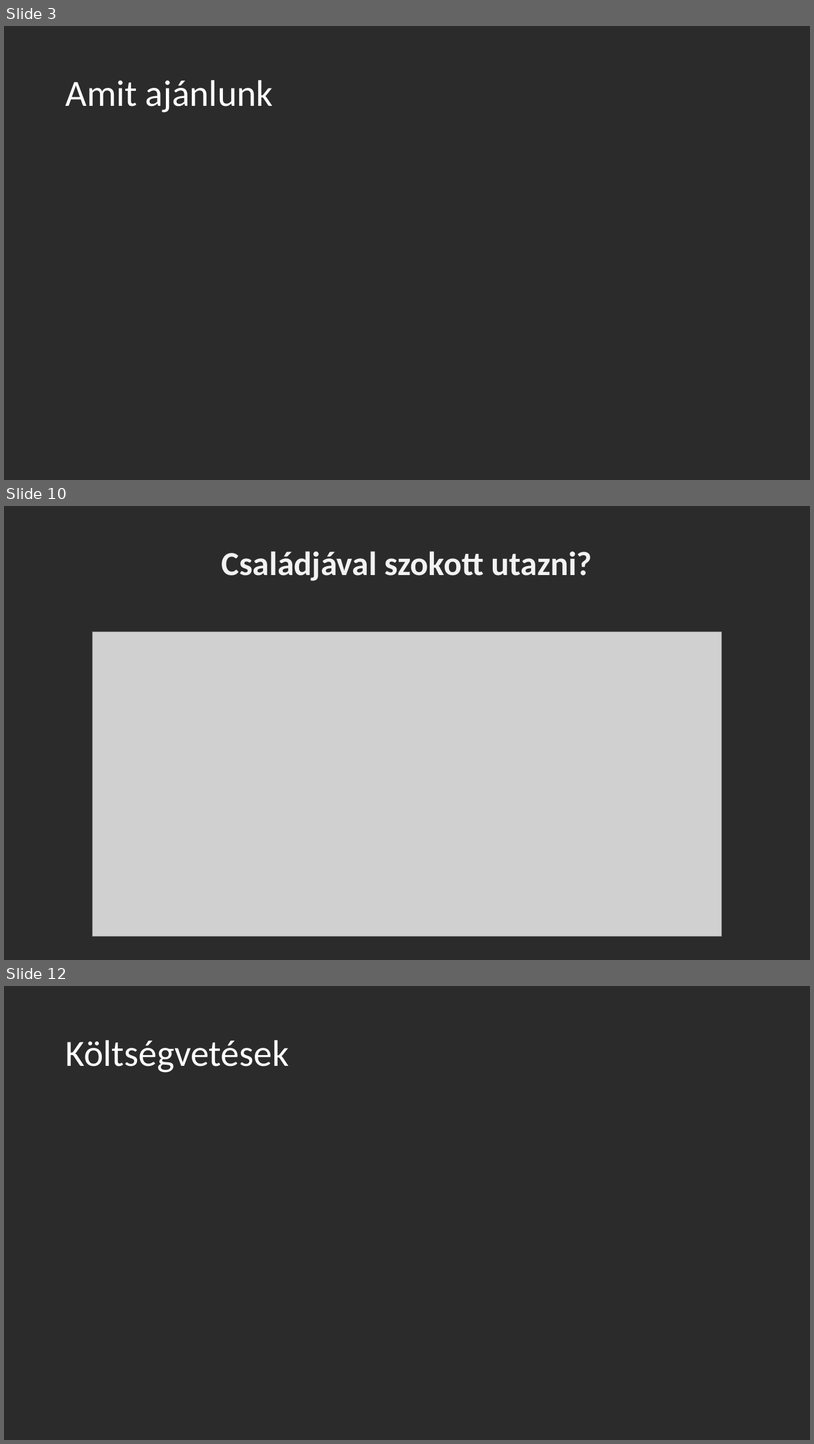
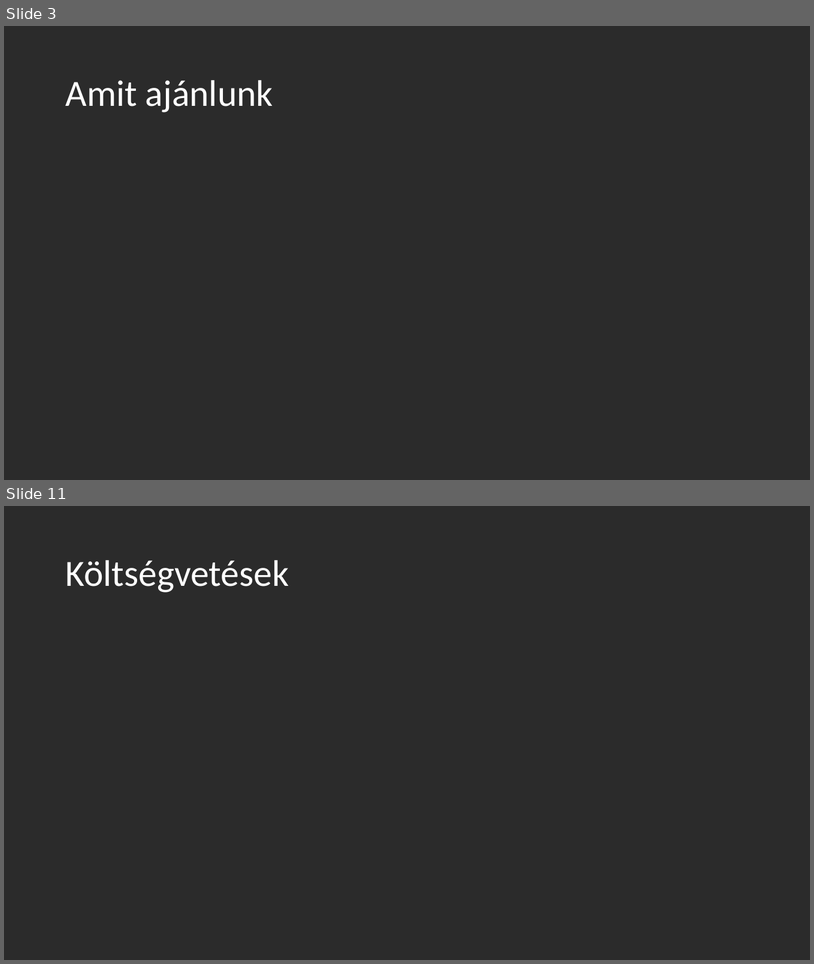
Before and after one commit to BEmma0/metetmatat-kft, a slide deck: netetmatat-ppt.pptx. Shown one above the other, each under a label of ours: slides 3, 10 and 12 before the commit, slides 3 and 11 after it; the slides between them are not shown. The pictures are 814x1444 and 814x964 pixels, drawn with LibreOffice and Linux fonts; fonts in the diff are those of the drawing; grey boxes stand for pictures; background and template pictures are left out; a plain dark background stands for a picture behind light text. Boxes give left, top, right and bottom in pixels: in the first picture for what was removed or moved away, otherwise in the second. Text is boxed around its words. In the diff, an @@ line names an element or a change of style, - is before the commit and + after.

```diff
--- a/netetmatat-ppt.pptx
+++ b/netetmatat-ppt.pptx
@@ slide 10 removed at <box>4,506,810,960</box>, background picture (left out) @@
@@ text removed at <box>222,551,593,581</box> @@
-Családjával szokott utazni?
@@ picture removed at <box>92,632,722,936</box> @@
@@ what was slide 12 is now slide 11 @@
```
Also in this commit, not shown: 5 slides changed, 3 slides added, 3 other slides removed.
